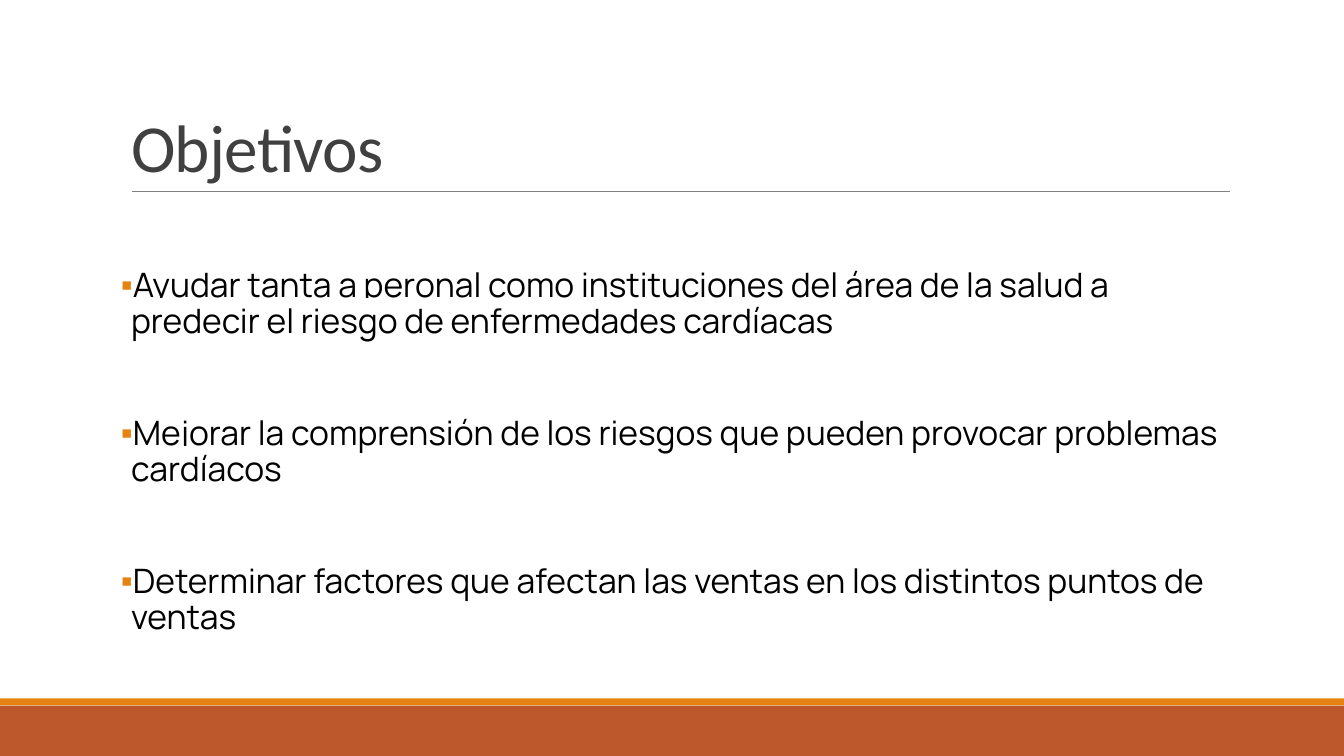
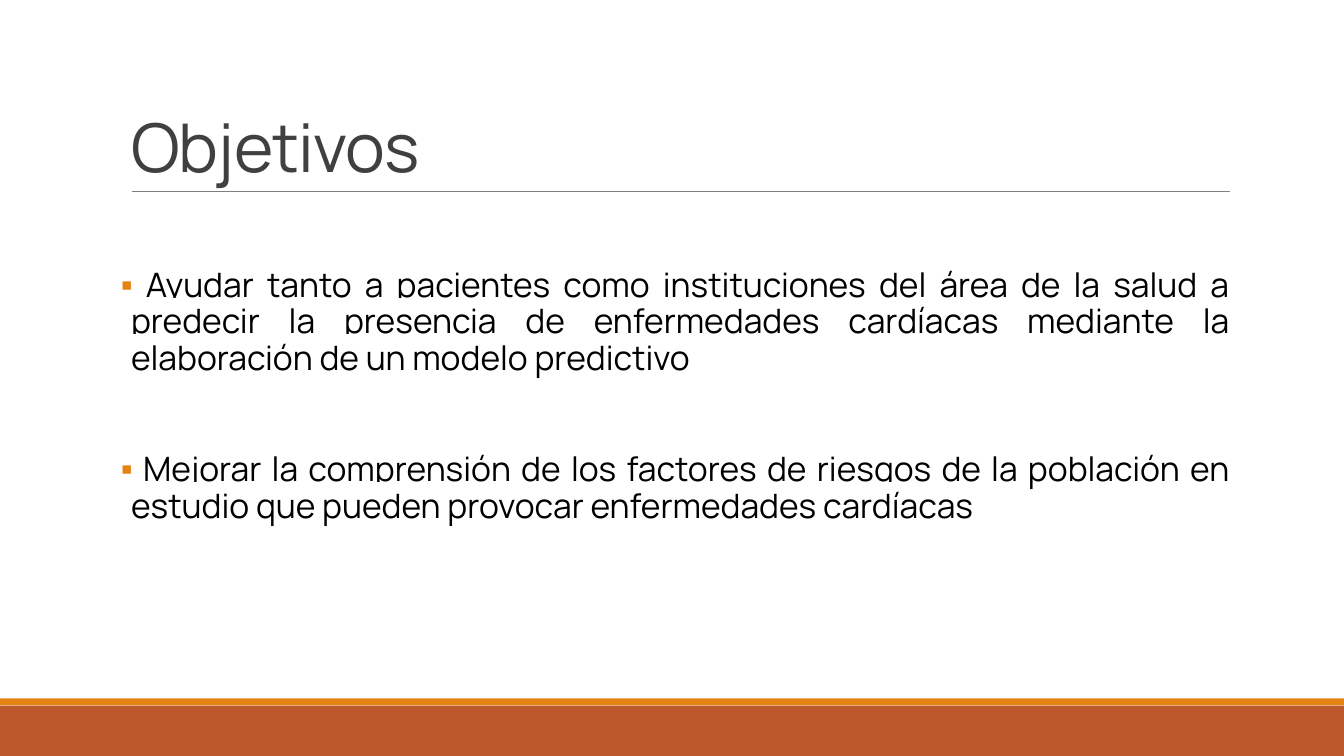
Before and after one commit to sordenesf/Heart-Disease, a slide deck: slide 2 of Presentación Indicators of Heart Diseases.pptx. Drawn at 1344x756 pixels with LibreOffice and Linux fonts; fonts in the diff are those of the drawing. Boxes give left, top, right and bottom in pixels: in the first picture for what was removed or moved away, otherwise in the second. Text is boxed around its words. In the diff, an @@ line names an element or a change of style, - is before the commit and + after.

```diff
--- a/Presentación Indicators of Heart Diseases.pptx
+++ b/Presentación Indicators of Heart Diseases.pptx
@@ title "Objetivos" at box(131, 122, 420, 188): font Calibri to Manrope @@
@@ text at box(131, 270, 1229, 526): text changed @@
-▪ Ayudar tanta a peronal como instituciones del área de la salud a predecir el riesgo de enfermedades cardíacas
-▪ Mejorar la comprensión de los riesgos que pueden provocar problemas cardíacos
-▪ Determinar factores que afectan las ventas en los distintos puntos de ventas
+▪ Ayudar tanto a pacientes como instituciones del área de la salud a predecir la presencia de enfermedades cardíacas mediante la elaboración de un modelo predictivo
+▪ Mejorar la comprensión de los factores de riesgos de la población en estudio que pueden provocar enfermedades cardíacas
```
Also in this commit, not shown: 4 other slides changed, 22 slides added, 4 slides removed.
